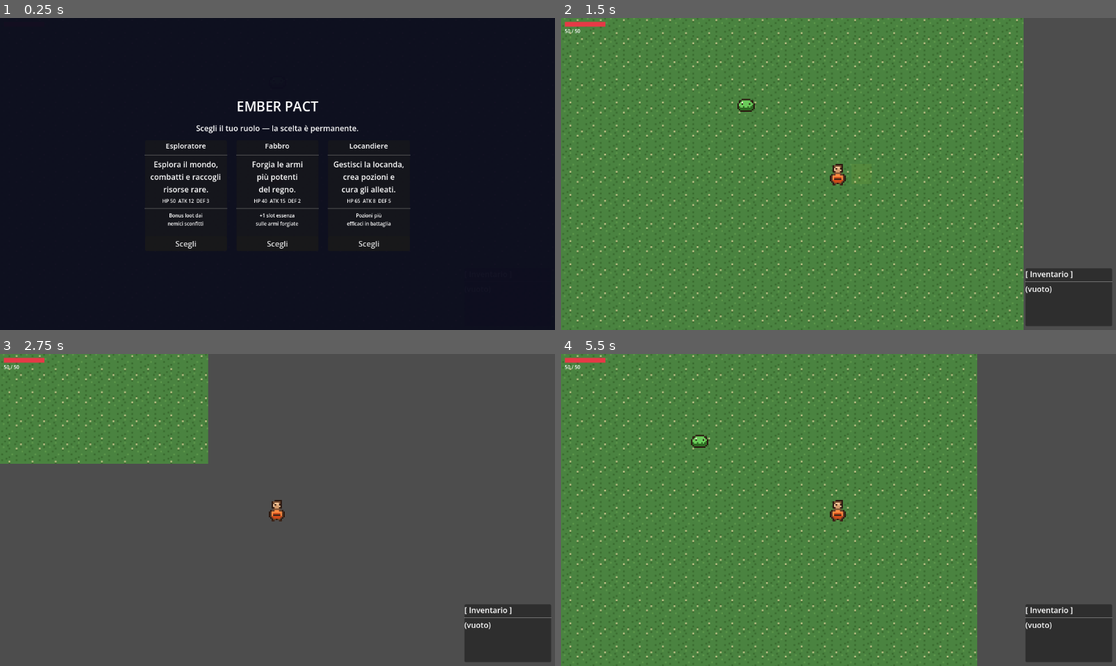
Above: before the commit, frames 1-4 (two rows, left to right).
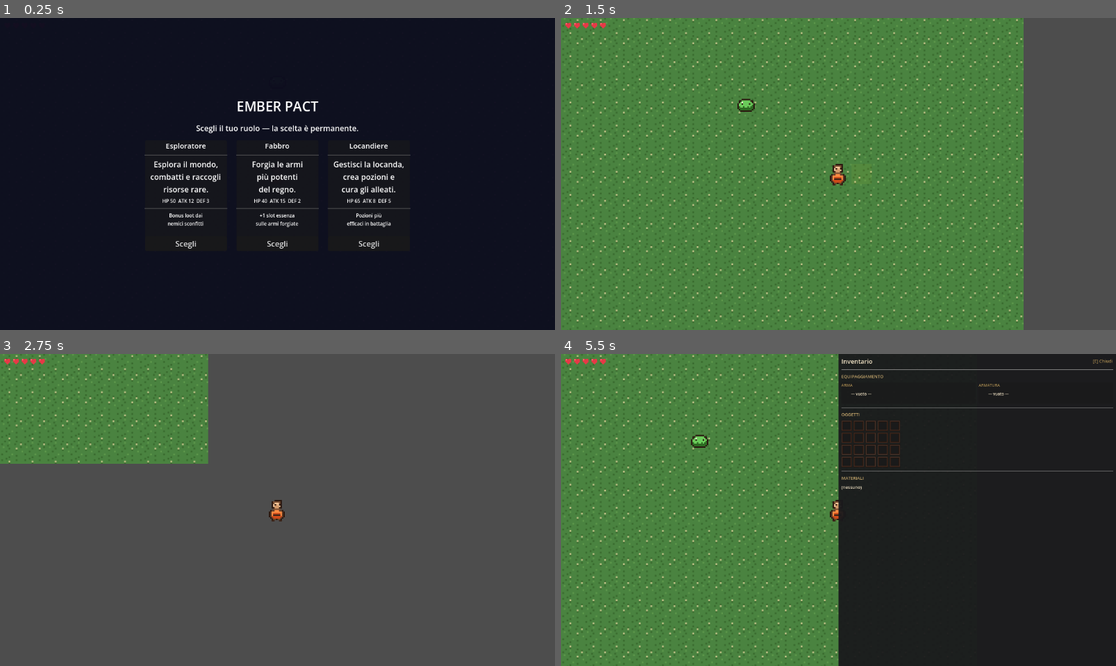
Above: after the commit, the same moments.

Repository: k0m1d3v/EmberPact
Game: Godot game, scene res://scenes/world/world.tscn
Same seed, same stepped clock (60 frames per second), same inputs: the game is played once before the commit and once after it.
Inputs:
- Up to frame 1 (0.25 s): no input
- Up to frame 2 (1.5 s): click "Scegli" at 0.5 s; hold Right (ui_right) from 1.28 s (still down); tap Space (attack) at 1.35 s
- Up to frame 3 (2.75 s): tap E (interact) at 1.55, 2.1 s; release Right (ui_right) at 2.03 s; hold Down (ui_down) from 2.03 s (still down); tap Space (attack) at 2.3 s
- Up to frame 4 (5.5 s): release Down (ui_down) at 2.78 s; hold Right (ui_right) 2.78-3.53 s; tap Space (attack) at 2.85, 3.8, 4.25, 4.35, 5.3 s; tap E (interact) at 3.05, 3.6, 4.55, 5.1 s; tap Enter at 3.5 s; hold Up (ui_up) 3.53-4.28 s; hold Left (ui_left) from 4.28 s (still down); tap Escape (ui_cancel) at 4.9 s

The runs differ from the first frame. In frame 2, 2.9% of the frame differs, in the area x 0-100%, y 1-99%; in frame 3, 2.9%; in frame 4, 47%, in the area x 0-100%, y 0-100%.
Error after the commit: Invalid assignment of property or key 'texture' with value of type 'Nil' on a base object of type 'null instance'. (res://scripts/inventory_ui.gd:238)

Commit message:
Integra asset pack completo: UI inventario, forge, icone, cuori HP
Asset aggiunti:
- assets/forge/ — anvil, flame, hammer, ore/ingot/essence, slot, recipe icons
- assets/icons/ — 17 icone inventario 16×16 per ogni oggetto del gioco
- assets/ui/ — panel_inventory_9p, slot_inventory_9p, button, hp_heart_full/empty

inventory_ui.gd — riscritta:
- Pannello laterale destro (anchor 0.5→1.0), toggle con E, ESC per chiudere
- Sezione EQUIPAGGIAMENTO: 2 slot con icona e stat (ATK/DEF)
- Griglia OGGETTI 5×4 con NinePatchRect slots, icone da ITEM_ICON_MAP,
  badge quantità sui materiali raggruppati
- Lista MATERIALI testuale sotto la griglia

player.gd:
- Aggiunto inv_ref per riferimento all'inventario
- E apre/chiude inventario (se non vicino alla forge)
- Spazio attacca solo se inventario chiuso

forge_ui.gd:
- Header con anvil.png + flame.png + titolo "Forgeria"
- Ogni ricetta mostra recipe_*.png come icona a sinistra (RECIPE_ICONS map)

world.gd:
- HP bar sostituita con 5 cuori (hp_heart_full/empty.png), TEXTURE_FILTER_NEAREST
- Cuori si svuotano proporzionalmente agli HP; si riempiono tutti al reset
- inventory_ui_instance.player_ref e player.inv_ref collegati dopo creazione

https://claude.ai/code/session_01MatrgjeeZ6dRxrgJphkcV9

Diff:
--- a/scripts/forge_ui.gd
+++ b/scripts/forge_ui.gd
@@ -24,6 +24,12 @@
 	},
 ]
 
+const RECIPE_ICONS = {
+	"Spada di ferro":    "res://assets/forge/recipe_sword_iron.png",
+	"Armatura di pelle": "res://assets/forge/recipe_armor_leather.png",
+	"Frecce":            "res://assets/forge/recipe_arrows.png",
+}
+
 var player_ref: Node
 var recipe_container: VBoxContainer
 
@@ -43,11 +49,32 @@
 	vbox.set_anchors_and_offsets_preset(Control.PRESET_FULL_RECT)
 	panel.add_child(vbox)
 
+	# Header with icons
+	var header = HBoxContainer.new()
+	header.alignment = BoxContainer.ALIGNMENT_CENTER
+	header.add_theme_constant_override("separation", 6)
+
+	var anvil = TextureRect.new()
+	anvil.texture = load("res://assets/forge/anvil.png")
+	anvil.texture_filter = CanvasItem.TEXTURE_FILTER_NEAREST
+	anvil.custom_minimum_size = Vector2(16, 16)
+	anvil.stretch_mode = TextureRect.STRETCH_KEEP_ASPECT_CENTERED
+	header.add_child(anvil)
+
 	var title = Label.new()
 	title.text = "Forgeria"
 	title.horizontal_alignment = HORIZONTAL_ALIGNMENT_CENTER
-	vbox.add_child(title)
-
+	title.size_flags_horizontal = Control.SIZE_EXPAND_FILL
+	header.add_child(title)
+
+	var flame = TextureRect.new()
+	flame.texture = load("res://assets/forge/flame.png")
+	flame.texture_filter = CanvasItem.TEXTURE_FILTER_NEAREST
+	flame.custom_minimum_size = Vector2(16, 16)
+	flame.stretch_mode = TextureRect.STRETCH_KEEP_ASPECT_CENTERED
+	header.add_child(flame)
+
+	vbox.add_child(header)
 	vbox.add_child(HSeparator.new())
 
 	recipe_container = VBoxContainer.new()
@@ -89,7 +116,17 @@
 
 func _add_recipe_row(recipe: Dictionary):
 	var hbox = HBoxContainer.new()
+	hbox.add_theme_constant_override("separation", 6)
 	recipe_container.add_child(hbox)
+
+	var icon_path = RECIPE_ICONS.get(recipe["name"], "")
+	if icon_path != "":
+		var icon = TextureRect.new()
+		icon.texture = load(icon_path)
+		icon.texture_filter = CanvasItem.TEXTURE_FILTER_NEAREST
+		icon.custom_minimum_size = Vector2(16, 16)
+		icon.stretch_mode = TextureRect.STRETCH_KEEP_ASPECT_CENTERED
+		hbox.add_child(icon)
 
 	var info = Label.new()
 	var mats: PackedStringArray = []
--- a/scripts/inventory_ui.gd
+++ b/scripts/inventory_ui.gd
@@ -1,59 +1,271 @@
 extends CanvasLayer
 
-var items_label: Label
+const ITEM_ICON_MAP = {
+	"Frammento di ferro": "res://assets/icons/inv_iron_ore.png",
+	"Moneta di rame":     "res://assets/icons/inv_coin.png",
+	"Pelle grezza":       "res://assets/icons/inv_fur.png",
+	"Osso":               "res://assets/icons/inv_bone.png",
+	"Pelliccia":          "res://assets/icons/inv_fur.png",
+	"Spada di ferro":     "res://assets/icons/inv_sword_iron.png",
+	"Armatura di pelle":  "res://assets/icons/inv_armor_leather.png",
+	"Frecce":             "res://assets/icons/inv_feather.png",
+}
+
+var player_ref: Node = null
+var slot_nodes: Array = []
+var weapon_icon: TextureRect
+var armor_icon: TextureRect
+var weapon_label: Label
+var armor_label: Label
+var materials_label: Label
 
 func _ready():
+	layer = 5
+
+	var bg = ColorRect.new()
+	bg.color = Color(0.1, 0.1, 0.11, 0.95)
+	bg.anchor_left = 0.5
+	bg.anchor_top = 0.0
+	bg.anchor_right = 1.0
+	bg.anchor_bottom = 1.0
+	add_child(bg)
+
+	var scroll = ScrollContainer.new()
+	scroll.set_anchors_and_offsets_preset(Control.PRESET_FULL_RECT)
+	scroll.offset_left = 6
+	scroll.offset_top = 6
+	scroll.offset_right = -6
+	scroll.offset_bottom = -6
+	bg.add_child(scroll)
+
+	var vbox = VBoxContainer.new()
+	vbox.add_theme_constant_override("separation", 6)
+	vbox.size_flags_horizontal = Control.SIZE_EXPAND_FILL
+	scroll.add_child(vbox)
+
+	# Header
+	var header = HBoxContainer.new()
+	var title = Label.new()
+	title.text = "Inventario"
+	title.add_theme_font_size_override("font_size", 13)
+	title.add_theme_color_override("font_color", Color("#F5E6C8"))
+	title.size_flags_horizontal = Control.SIZE_EXPAND_FILL
+	header.add_child(title)
+	var hint = Label.new()
+	hint.text = "[E] Chiudi"
+	hint.add_theme_font_size_override("font_size", 9)
+	hint.add_theme_color_override("font_color", Color("#A88A50"))
+	header.add_child(hint)
+	vbox.add_child(header)
+	vbox.add_child(HSeparator.new())
+
+	# Equipment
+	var eq_title = Label.new()
+	eq_title.text = "EQUIPAGGIAMENTO"
+	eq_title.add_theme_font_size_override("font_size", 9)
+	eq_title.add_theme_color_override("font_color", Color("#C8A96E"))
+	vbox.add_child(eq_title)
+
+	var eq_row = HBoxContainer.new()
+	eq_row.add_theme_constant_override("separation", 6)
+	var wpn_panel = _make_equip_panel("ARMA")
+	weapon_icon = wpn_panel.get_node("HBox/Icon")
+	weapon_label = wpn_panel.get_node("HBox/Lbl")
+	eq_row.add_child(wpn_panel)
+	var arm_panel = _make_equip_panel("ARMATURA")
+	armor_icon = arm_panel.get_node("HBox/Icon")
+	armor_label = arm_panel.get_node("HBox/Lbl")
+	eq_row.add_child(arm_panel)
+	vbox.add_child(eq_row)
+	vbox.add_child(HSeparator.new())
+
+	# Items grid
+	var obj_title = Label.new()
+	obj_title.text = "OGGETTI"
+	obj_title.add_theme_font_size_override("font_size", 9)
+	obj_title.add_theme_color_override("font_color", Color("#C8A96E"))
+	vbox.add_child(obj_title)
+
+	var grid = GridContainer.new()
+	grid.columns = 5
+	grid.add_theme_constant_override("h_separation", 3)
+	grid.add_theme_constant_override("v_separation", 3)
+	for _i in range(20):
+		var slot = _make_item_slot()
+		grid.add_child(slot)
+		slot_nodes.append(slot)
+	vbox.add_child(grid)
+	vbox.add_child(HSeparator.new())
+
+	# Materials text
+	var mat_title = Label.new()
+	mat_title.text = "MATERIALI"
+	mat_title.add_theme_font_size_override("font_size", 9)
+	mat_title.add_theme_color_override("font_color", Color("#C8A96E"))
+	vbox.add_child(mat_title)
+
+	materials_label = Label.new()
+	materials_label.add_theme_font_size_override("font_size", 9)
+	materials_label.add_theme_color_override("font_color", Color("#F5E6C8"))
+	materials_label.autowrap_mode = TextServer.AUTOWRAP_WORD_SMART
+	vbox.add_child(materials_label)
+
+	hide()
+
+func _process(_delta):
+	if visible and Input.is_action_just_pressed("ui_cancel"):
+		hide()
+
+func _make_equip_panel(slot_type: String) -> Panel:
 	var panel = Panel.new()
-	panel.anchor_left = 1.0
-	panel.anchor_top = 1.0
-	panel.anchor_right = 1.0
-	panel.anchor_bottom = 1.0
-	panel.offset_left = -188
-	panel.offset_top = -128
-	panel.offset_right = -8
-	panel.offset_bottom = -8
-	add_child(panel)
-
-	var vbox = VBoxContainer.new()
-	vbox.set_anchors_and_offsets_preset(Control.PRESET_FULL_RECT)
-	vbox.add_theme_constant_override("separation", 2)
-	panel.add_child(vbox)
-
-	var title = Label.new()
-	title.text = "[ Inventario ]"
-	vbox.add_child(title)
-
-	vbox.add_child(HSeparator.new())
-
-	items_label = Label.new()
-	items_label.text = "(vuoto)"
-	items_label.autowrap_mode = TextServer.AUTOWRAP_WORD_SMART
-	vbox.add_child(items_label)
+	panel.custom_minimum_size = Vector2(80, 44)
+	panel.size_flags_horizontal = Control.SIZE_EXPAND_FILL
+
+	var vb = VBoxContainer.new()
+	vb.set_anchors_and_offsets_preset(Control.PRESET_FULL_RECT)
+	vb.add_theme_constant_override("margin_left", 4)
+	panel.add_child(vb)
+
+	var type_lbl = Label.new()
+	type_lbl.text = slot_type
+	type_lbl.add_theme_font_size_override("font_size", 8)
+	type_lbl.add_theme_color_override("font_color", Color("#A88A50"))
+	vb.add_child(type_lbl)
+
+	var hbox = HBoxContainer.new()
+	hbox.name = "HBox"
+	vb.add_child(hbox)
+
+	var icon = TextureRect.new()
+	icon.name = "Icon"
+	icon.custom_minimum_size = Vector2(16, 16)
+	icon.stretch_mode = TextureRect.STRETCH_KEEP_ASPECT_CENTERED
+	icon.texture_filter = CanvasItem.TEXTURE_FILTER_NEAREST
+	hbox.add_child(icon)
+
+	var lbl = Label.new()
+	lbl.name = "Lbl"
+	lbl.text = "— vuoto —"
+	lbl.add_theme_font_size_override("font_size", 8)
+	lbl.add_theme_color_override("font_color", Color("#F5E6C8"))
+	lbl.autowrap_mode = TextServer.AUTOWRAP_WORD_SMART
+	lbl.size_flags_horizontal = Control.SIZE_EXPAND_FILL
+	hbox.add_child(lbl)
+
+	return panel
+
+func _make_item_slot() -> NinePatchRect:
+	var slot = NinePatchRect.new()
+	slot.texture = load("res://assets/ui/slot_inventory_9p.png")
+	slot.patch_margin_left = 3
+	slot.patch_margin_right = 3
+	slot.patch_margin_top = 3
+	slot.patch_margin_bottom = 3
+	slot.custom_minimum_size = Vector2(22, 22)
+
+	var icon = TextureRect.new()
+	icon.name = "Icon"
+	icon.set_anchors_and_offsets_preset(Control.PRESET_FULL_RECT)
+	icon.stretch_mode = TextureRect.STRETCH_KEEP_ASPECT_CENTERED
+	icon.texture_filter = CanvasItem.TEXTURE_FILTER_NEAREST
+	icon.visible = false
+	slot.add_child(icon)
+
+	var qty = Label.new()
+	qty.name = "Qty"
+	qty.add_theme_font_size_override("font_size", 7)
+	qty.add_theme_color_override("font_color", Color.WHITE)
+	qty.anchor_left = 1.0
+	qty.anchor_right = 1.0
+	qty.anchor_top = 1.0
+	qty.anchor_bottom = 1.0
+	qty.offset_left = -14
+	qty.offset_top = -10
+	qty.horizontal_alignment = HORIZONTAL_ALIGNMENT_RIGHT
+	qty.visible = false
+	slot.add_child(qty)
+
+	return slot
+
+func show_panel():
+	if player_ref != null:
+		update_display(player_ref.inventory)
+	show()
 
 func update_display(inventory: Array):
-	if inventory.is_empty():
-		items_label.text = "(vuoto)"
+	if player_ref == null:
 		return
-	var counts: Dictionary = {}
-	var equip_lines: PackedStringArray = []
+
+	# Equipment slots
+	_update_equip_slot(weapon_icon, weapon_label, player_ref.equipped_weapon, false)
+	_update_equip_slot(armor_icon, armor_label, player_ref.equipped_armor, true)
+
+	# Separate dicts and strings
+	var mat_counts: Dictionary = {}
+	var dict_items: Array = []
 	for item in inventory:
 		if item is String:
-			counts[item] = counts.get(item, 0) + 1
+			mat_counts[item] = mat_counts.get(item, 0) + 1
 		elif item is Dictionary:
-			var stat = ""
-			if item.get("damage", 0) > 0:
-				stat = " [ATK %d]" % item["damage"]
-			elif item.get("defense", 0) > 0:
-				stat = " [DEF +%d]" % item["defense"]
-			var slots = item.get("essence_slots", [])
-			if not slots.is_empty():
-				var slot_str = ""
-				for s in slots:
-					slot_str += "●" if s != null else "○"
-				stat += " %s" % slot_str
-			equip_lines.append("%s%s" % [item.get("name", "?"), stat])
-	var lines: PackedStringArray = []
-	for item_name in counts:
-		lines.append("%s x%d" % [item_name, counts[item_name]])
-	lines.append_array(equip_lines)
-	items_label.text = "\n".join(lines)
+			dict_items.append(item)
+
+	# Fill slots: crafted items first, then grouped materials
+	var idx = 0
+	for item in dict_items:
+		if idx >= slot_nodes.size():
+			break
+		_fill_slot(slot_nodes[idx], item.get("name", "?"), 0)
+		idx += 1
+	for mat_name in mat_counts:
+		if idx >= slot_nodes.size():
+			break
+		_fill_slot(slot_nodes[idx], mat_name, mat_counts[mat_name])
+		idx += 1
+	for i in range(idx, slot_nodes.size()):
+		_clear_slot(slot_nodes[i])
+
+	# Materials text list
+	if mat_counts.is_empty():
+		materials_label.text = "(nessuno)"
+	else:
+		var lines: PackedStringArray = []
+		for mat in mat_counts:
+			lines.append("%s x%d" % [mat, mat_counts[mat]])
+		materials_label.text = "\n".join(lines)
+
+func _update_equip_slot(icon: TextureRect, lbl: Label, item: Dictionary, is_armor: bool):
+	if item.is_empty():
+		icon.texture = null
+		lbl.text = "— vuoto —"
+		return
+	var item_name = item.get("name", "?")
+	var icon_path = ITEM_ICON_MAP.get(item_name, "")
+	icon.texture = load(icon_path) if icon_path != "" else null
+	var stat_val = item.get("defense", 0) if is_armor else item.get("damage", 0)
+	var stat_str = "DEF +%d" % stat_val if is_armor else "ATK %d" % stat_val
+	lbl.text = "%s\n%s" % [item_name, stat_str]
+
+func _fill_slot(slot: NinePatchRect, item_name: String, qty: int):
+	var icon = slot.get_node_or_null("Icon") as TextureRect
+	var qty_lbl = slot.get_node_or_null("Qty") as Label
+	if icon:
+		var path = ITEM_ICON_MAP.get(item_name, "")
+		if path != "":
+			icon.texture = load(path)
+			icon.visible = true
+		else:
+			icon.texture = null
+			icon.visible = false
+	if qty_lbl:
+		qty_lbl.visible = qty > 1
+		if qty > 1:
+			qty_lbl.text = str(qty)
+
+func _clear_slot(slot: NinePatchRect):
+	var icon = slot.get_node_or_null("Icon") as TextureRect
+	var qty_lbl = slot.get_node_or_null("Qty") as Label
+	if icon:
+		icon.texture = null
+		icon.visible = false
+	if qty_lbl:
+		qty_lbl.visible = false
--- a/scripts/player.gd
+++ b/scripts/player.gd
@@ -13,6 +13,7 @@
 var attack_cooldown := 0.0
 var attack_flash: ColorRect = null
 var forge_ref: Node = null
+var inv_ref: Node = null
 
 var role: String = ""
 var inventory: Array = []
@@ -48,10 +49,17 @@
 
 	var near_forge = forge_ref != null and forge_ref.can_interact and \
 		global_position.distance_to(forge_ref.global_position) < 24
-	var want_attack = (Input.is_action_just_pressed("interact") and not near_forge) or \
-		Input.is_action_just_pressed("attack")
+	var inv_open = inv_ref != null and inv_ref.visible
 
-	if want_attack and attack_cooldown <= 0.0:
+	# E: close inventory > open inventory (forge handled by forge.gd)
+	if Input.is_action_just_pressed("interact") and not near_forge:
+		if inv_open:
+			inv_ref.hide()
+		elif inv_ref != null:
+			inv_ref.show_panel()
+
+	# Space: attack only when inventory is closed
+	if Input.is_action_just_pressed("attack") and attack_cooldown <= 0.0 and not inv_open:
 		attack_cooldown = 0.4
 		attacked.emit(global_position + last_direction * TILE_SIZE)
 		_show_attack_flash()
--- a/scripts/world.gd
+++ b/scripts/world.gd
@@ -33,9 +33,12 @@
 var game_over_ui_node: Node = null
 var save_mgr: Node = null
 var role_select_ui: Node = null
-var hp_label: Label = null
-var hp_bar_fill: ColorRect = null
+var heart_sprites: Array = []
+var heart_full_tex: Texture2D = null
+var heart_empty_tex: Texture2D = null
 var enemies: Array = []
+
+const HEART_COUNT = 5
 
 func _ready():
 	_register_actions()
@@ -45,7 +48,9 @@
 	inventory_ui_instance = CanvasLayer.new()
 	inventory_ui_instance.set_script(load("res://scripts/inventory_ui.gd"))
 	add_child(inventory_ui_instance)
+	inventory_ui_instance.player_ref = player
 	player.inventory_changed.connect(inventory_ui_instance.update_display)
+	player.inv_ref = inventory_ui_instance
 
 	forge_ui_node = CanvasLayer.new()
 	forge_ui_node.set_script(ForgeUIScript)
@@ -73,23 +78,24 @@
 	add_child(role_select_ui)
 	role_select_ui.role_chosen.connect(_on_role_chosen)
 
+	heart_full_tex = load("res://assets/ui/hp_heart_full.png")
+	heart_empty_tex = load("res://assets/ui/hp_heart_empty.png")
+
 	var hp_layer = CanvasLayer.new()
 	hp_layer.layer = 1
 	add_child(hp_layer)
-	var hp_bg = ColorRect.new()
-	hp_bg.color = Color("#4A0000")
-	hp_bg.size = Vector2(84, 10)
-	hp_bg.position = Vector2(8, 8)
-	hp_layer.add_child(hp_bg)
-	hp_bar_fill = ColorRect.new()
-	hp_bar_fill.color = Color("#E63946")
-	hp_bar_fill.size = Vector2(84, 10)
-	hp_bar_fill.position = Vector2(8, 8)
-	hp_layer.add_child(hp_bar_fill)
-	hp_label = Label.new()
-	hp_label.position = Vector2(8, 20)
-	hp_label.add_theme_font_size_override("font_size", 10)
-	hp_layer.add_child(hp_label)
+	var hearts_hbox = HBoxContainer.new()
+	hearts_hbox.position = Vector2(8, 8)
+	hearts_hbox.add_theme_constant_override("separation", 2)
+	hp_layer.add_child(hearts_hbox)
+	for _i in HEART_COUNT:
+		var heart = TextureRect.new()
+		heart.texture = heart_full_tex
+		heart.texture_filter = CanvasItem.TEXTURE_FILTER_NEAREST
+		heart.custom_minimum_size = Vector2(16, 16)
+		heart.stretch_mode = TextureRect.STRETCH_KEEP_ASPECT_CENTERED
+		hearts_hbox.add_child(heart)
+		heart_sprites.append(heart)
 
 	player.hp_changed.connect(_on_player_hp_changed)
 	player.attacked.connect(_on_player_attacked)
@@ -177,16 +183,14 @@
 		get_tree().create_timer(10.0).timeout.connect(respawn_enemies)
 
 func _on_player_hp_changed(current_hp: int, max_hp: int):
-	if hp_label:
-		hp_label.text = "%d / %d" % [current_hp, max_hp]
-	if hp_bar_fill and max_hp > 0:
-		hp_bar_fill.size.x = 84.0 * float(current_hp) / float(max_hp)
+	if not heart_sprites.is_empty() and max_hp > 0:
+		var full = int(ceil(float(current_hp) * HEART_COUNT / float(max_hp)))
+		for i in HEART_COUNT:
+			heart_sprites[i].texture = heart_full_tex if i < full else heart_empty_tex
 	if current_hp <= 0:
 		player.hp = player.max_hp
-		if hp_label:
-			hp_label.text = "%d / %d" % [player.max_hp, max_hp]
-		if hp_bar_fill:
-			hp_bar_fill.size.x = 84.0
+		for i in HEART_COUNT:
+			heart_sprites[i].texture = heart_full_tex
 		save_mgr.save_game(player)
 		game_over_ui_node.show_game_over()
 
Binary file added: assets/forge/anvil.png
Binary file added: assets/forge/essence_fire.png
Binary file added: assets/forge/essence_frost.png
Binary file added: assets/forge/essence_nature.png
Binary file added: assets/forge/essence_shadow.png
Binary file added: assets/forge/flame.png
Binary file added: assets/forge/hammer.png
Binary file added: assets/forge/ingot_copper.png
Binary file added: assets/forge/ingot_mithril.png
Binary file added: assets/forge/ingot_silver.png
Binary file added: assets/forge/ore_iron.png
Binary file added: assets/forge/ore_quartz.png
(and 33 more such lines)
